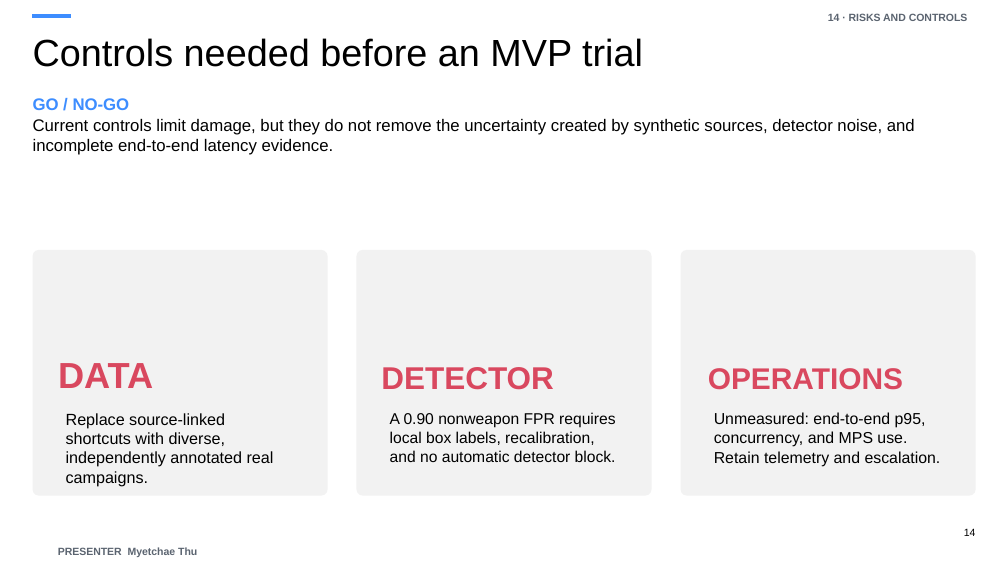
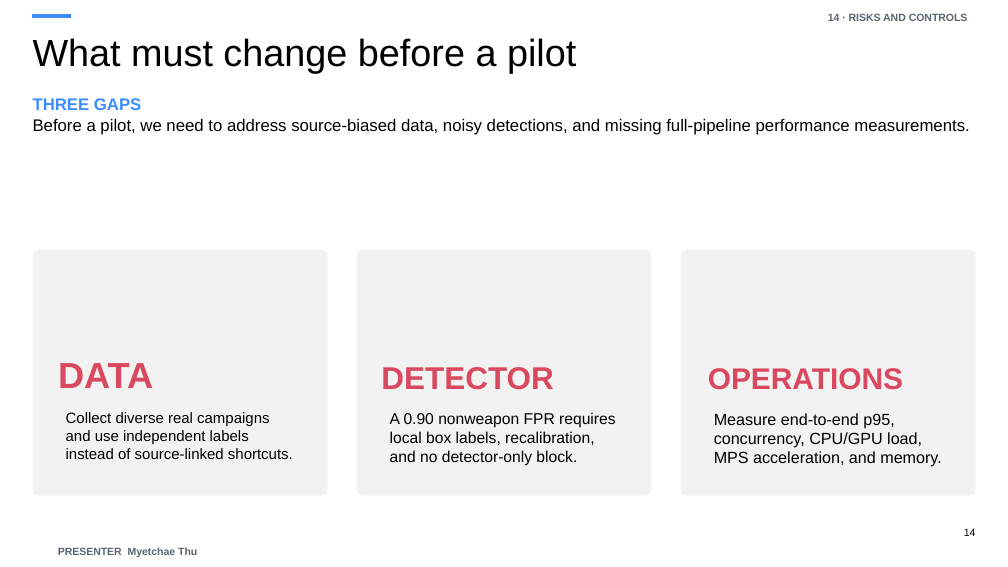
Before and after one commit to Swarnaditya-Maitra/MS_DSP_462_ComputerVision_ad-safety-moderation-pipeline, a slide deck: slide 14 of outputs/presentation/ad_safety_management_presentation.pptx. Drawn at 1008x567 pixels with LibreOffice and Linux fonts; fonts in the diff are those of the drawing. Boxes give left, top, right and bottom in pixels: in the first picture for what was removed or moved away, otherwise in the second. Text is boxed around its words. In the diff, an @@ line names an element or a change of style, - is before the commit and + after.

```diff
--- a/outputs/presentation/ad_safety_management_presentation.pptx
+++ b/outputs/presentation/ad_safety_management_presentation.pptx
@@ text at box(33, 38, 576, 73): text changed @@
-Controls needed before an MVP trial
+What must change before a pilot
@@ text at box(33, 98, 969, 135): text changed @@
-GO / NO-GO
-Current controls limit damage, but they do not remove the uncertainty created by synthetic sources, detector noise, and incomplete end-to-end latency evidence.
+THREE GAPS
+Before a pilot, we need to address source-biased data, noisy detections, and missing full-pipeline performance measurements.
@@ text at box(66, 412, 293, 459): text changed; size 15.4 to 14.3 pt @@
-Replace source-linked shortcuts with diverse, independently annotated real campaigns.
+Collect diverse real campaigns and use independent labels instead of source-linked shortcuts.
@@ text at box(390, 412, 616, 465): text changed @@
-A 0.90 nonweapon FPR requires local box labels, recalibration, and no automatic detector block.
+A 0.90 nonweapon FPR requires local box labels, recalibration, and no detector-only block.
@@ text at box(714, 413, 941, 467): text changed; size 15.2 to 15.4 pt @@
-Unmeasured: end-to-end p95,
-concurrency, and MPS use.
-Retain telemetry and escalation.
+Measure end-to-end p95,
+concurrency, CPU/GPU load,
+MPS acceleration, and memory.
```
Also in this commit, not shown: 14 other slides changed, 39 other files.
